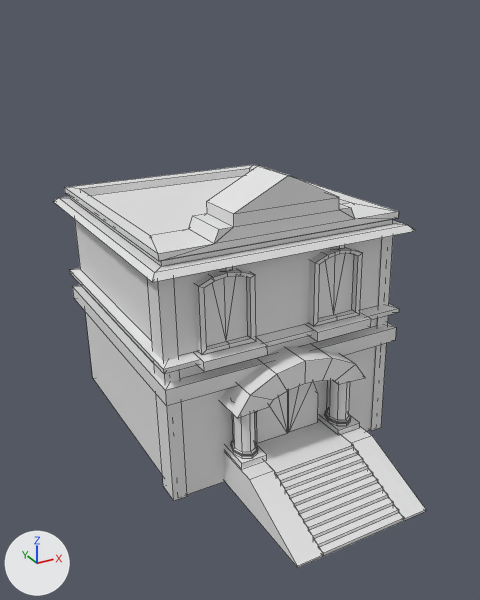
Two versions of the FBX model Art/3D/Building&Environment/Building_Bank.FBX, one commit apart.
Camera for both pictures: a camera (50 mm lens) standing at (-6.32, -10.78, 8.64) and looking at (-0.3, 0.16, 3.17). Lighting does not change. The marker at lower left points along +X, +Y and +Z. Mesh edges are drawn as thin lines. Materials are left out; every surface is plain grey. Vertices at the same position are counted once.

The scene before the commit, as lines of its bpy script (objects in view):
```python
me_mesh = bpy.data.meshes.new('Mesh')
me_mesh.from_pydata(...)  # 527 vertices, 446 faces; spans x -84.0..84.0, y -5.0..181.0, z -111.0..90.0
me_mesh.materials.append(mat_07___default)
ob_box002 = bpy.data.objects.new('Box002', me_mesh)
ob_box002.location = (0.0, 0.0, 0.0)
ob_box002.rotation_euler = (1.571, 0.0, 0.0)  # degrees (90, 0, 0)
ob_box002.scale = (0.033, 0.033, 0.0432)
```
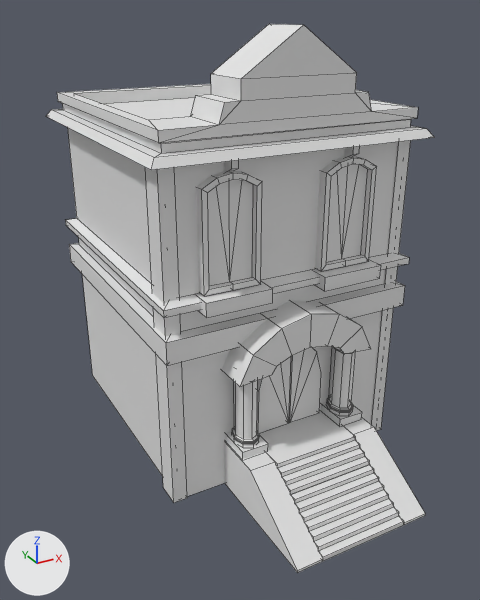
Commit message: 은행 수정

What differs and where, as boxes (x1, y1, x2, y2) in the pictures (480 x 600 px; the box of a moved part takes in the faces that stretch with it):
'Box002', reshaped, rescaled (36% taller): before (54, 165, 426, 568); after (46, 24, 434, 573)
part 1 of me_mesh, moved or reshaped: before (325, 381, 351, 425); after (326, 347, 355, 414)
part 2 of me_mesh, moved or reshaped: before (231, 412, 258, 457); after (232, 380, 259, 446)
part 3 of me_mesh, moved or reshaped: before (220, 345, 365, 418); after (222, 301, 371, 387)
part 4 of me_mesh, moved or reshaped: before (54, 165, 415, 494); after (46, 24, 434, 496)
part 5 of me_mesh, moved or reshaped: before (308, 247, 363, 326); after (315, 157, 377, 271)
part 6 of me_mesh, moved or reshaped: before (331, 245, 345, 249); after (344, 146, 360, 157)
part 7 of me_mesh, added: after (313, 260, 381, 291)
part 8 of me_mesh, moved or reshaped: before (194, 269, 256, 355); after (197, 171, 262, 296)
part 9 of me_mesh, moved or reshaped: before (220, 267, 233, 271); after (224, 160, 239, 172)
part 10 of me_mesh, added: after (195, 281, 273, 318)
part 11 of me_mesh, moved or reshaped: before (319, 413, 360, 435); after (321, 402, 362, 426)
part 12 of me_mesh, moved or reshaped: before (225, 444, 267, 468); after (226, 432, 268, 459)
part 13 of me_mesh, added: after (224, 410, 404, 573)
part 14 of me_mesh, added: after (257, 348, 321, 433)
part 15 of me_mesh, deleted: before (147, 235, 426, 568)
part 16 of me_mesh, added: after (145, 140, 425, 525)

Edits to the bpy script that builds the scene:
```text
Change me_mesh:
    used by ob_box002; location = (0.0, 0.0, 0.0); rotation_euler = (1.571, 0.0, 0.0), in degrees (90, 0, 0); scale = (0.033, 0.033, 0.0432)
    remove me_mesh.from_pydata(...)  # 527 vertices, 446 faces; spans x -84.0..84.0, y -5.0..181.0, z -111.0..90.0
    add me_mesh.from_pydata(...)  # 524 vertices, 446 faces; spans x -109.0..109.0, y -3.0..330.0, z -181.0..153.0
    me_mesh part 1: the loose piece of 80 vertices spanning x 26.0..41.0, y 24.0..60.0, z 26.0..42.0 is multiplied about the mesh origin by the matrix ((1.3, 0.0, 0.0), (0.0, 1.837, -0.059), (0.0, 0.064, 1.699))
    me_mesh part 2: the loose piece of 80 vertices spanning x -41.0..-26.0, y 24.0..60.0, z 26.0..42.0 is multiplied about the mesh origin by the matrix ((1.3, 0.0, 0.0), (0.0, 1.837, -0.059), (0.0, 0.064, 1.699))
    me_mesh part 3: the loose piece of 28 vertices spanning x -44.0..44.0, y 55.0..79.0, z 19.0..43.0 is scaled about its middle by (1.3, 1.83, 1.7), then moved by (0.0, 54.0, 26.0)
    me_mesh part 4: the loose piece of 92 vertices spanning x -84.0..84.0, y -5.0..181.0, z -111.0..33.0 is multiplied about the mesh origin by the matrix ((1.3, 0.0, 0.0), (0.0, 1.837, -0.059), (0.0, 0.064, 1.699))
    me_mesh part 5: the loose piece of 32 vertices spanning x 16.0..50.0, y 90.0..134.0, z 19.0..30.0 is multiplied about the mesh origin by the matrix ((1.3, 0.0, 0.0), (0.0, 1.837, -0.059), (0.0, 0.064, 1.699))
    me_mesh part 6: the loose piece of 8 vertices spanning x 31.0..35.0, y 132.0..140.0, z 21.0..30.0 is scaled about its middle by (1.3, 1.82, 1.71), then moved by (10.0, 113.0, 26.0)
    me_mesh part 7: a new loose piece, a box spanning x 18.0..69.0, y 153.0..164.0, z 44.0..66.0
    me_mesh part 8: the loose piece of 32 vertices spanning x -57.0..-23.0, y 90.0..134.0, z 19.0..30.0 is multiplied about the mesh origin by the matrix ((1.3, 0.0, 0.0), (0.0, 1.837, -0.059), (0.0, 0.064, 1.699))
    me_mesh part 9: the loose piece of 8 vertices spanning x -41.0..-38.0, y 132.0..140.0, z 21.0..30.0 is scaled about its middle by (1.3, 1.82, 1.71), then moved by (-12.0, 113.0, 26.0)
    me_mesh part 10: a new loose piece, a box spanning x -77.0..-26.0, y 153.0..164.0, z 44.0..66.0
    me_mesh part 11: the loose piece of 8 vertices spanning x 26.0..42.0, y 21.0..25.0, z 27.0..43.0 is scaled about its middle by (1.3, 1.8, 1.7), then moved by (10.0, 17.0, 26.0)
    me_mesh part 12: the loose piece of 8 vertices spanning x -42.0..-25.0, y 21.0..25.0, z 27.0..43.0 is scaled about its middle by (1.3, 1.8, 1.7), then moved by (-10.0, 17.0, 26.0)
    me_mesh part 13: a new loose piece of 81 vertices spanning x -56.0..35.0, y -2.0..38.0, z 46.0..153.0
    me_mesh part 14: a new loose piece of 24 vertices spanning x -29.0..29.0, y 38.0..110.0, z 36.0..53.0
    me_mesh part 15: 9 loose pieces with 151 vertices, spanning x -77.0..77.0, y -1.0..140.0, z 13.0..90.0, are deleted
    me_mesh part 16
    14 vertices are added at x -100.0..100.0, y -2.0..38.0, z 30.0..153.0
    8 new vertices lie (0.0, 258.0, 1.0) away from vertices in x -100.0..100.0, y -2.0, z 30.0..50.0
    5 new vertices lie (21.0, 0.0, 0.0) away from vertices in x 35.0, y -2.0..38.0, z 46.0..153.0
    17 new faces join them
Change ob_box002:
    ob_box002.scale: (0.033, 0.033, 0.0432) -> (0.0254, 0.0254, 0.0254)
```
